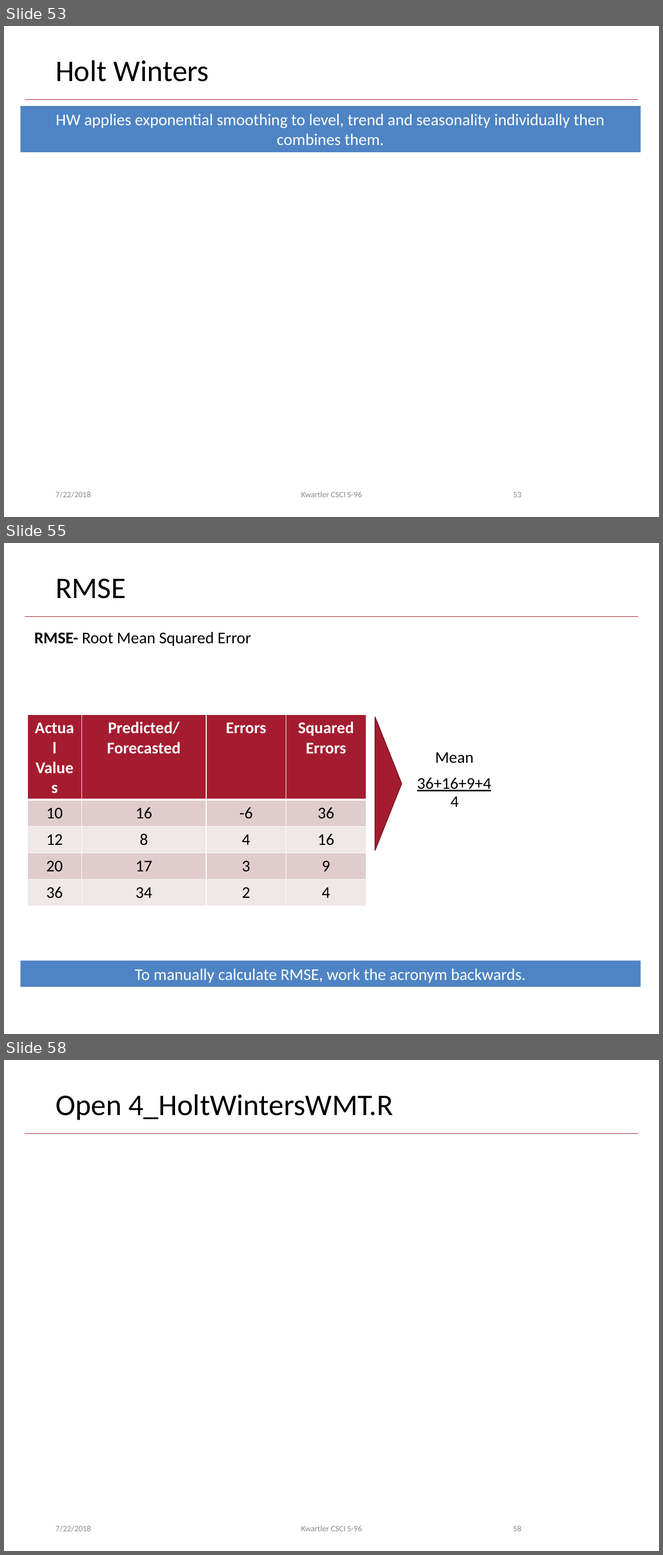
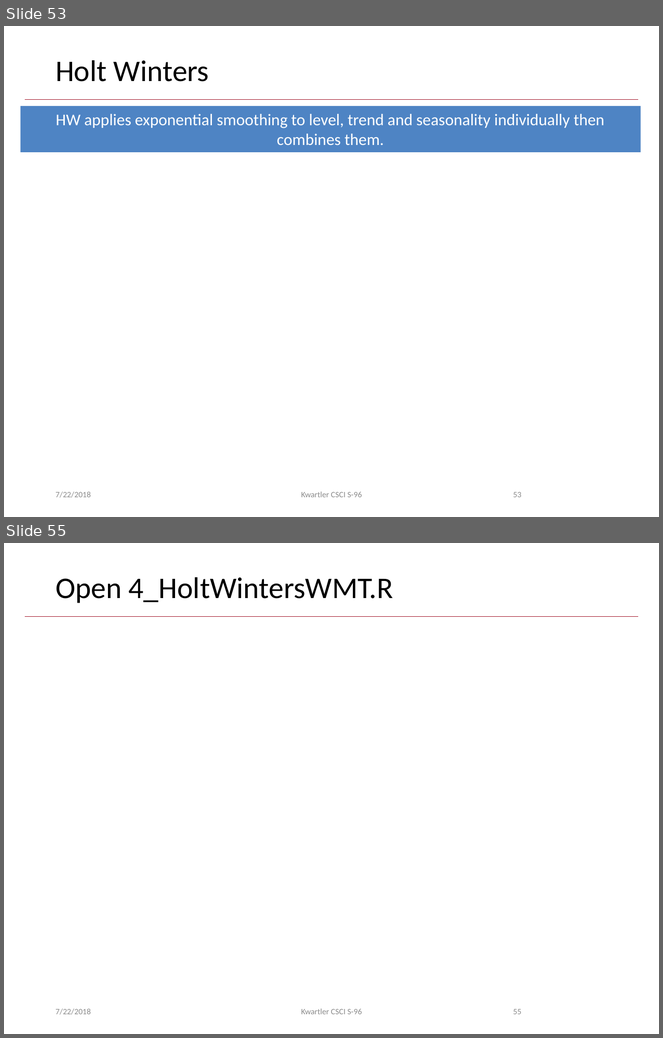
Before and after one commit to anhnguyendepocen/HarvardSummerStudent2018, a slide deck: lessons/5_July 23-Forecasting/Day5 July 23_Revised.pptx. Shown one above the other, each under a label of ours: slides 53, 55 and 58 before the commit, slides 53 and 55 after it; the slides between them are not shown. The pictures are 663x1555 and 663x1038 pixels, drawn with LibreOffice and Linux fonts; fonts in the diff are those of the drawing; background and template pictures are left out. Boxes give left, top, right and bottom in pixels: in the first picture for what was removed or moved away, otherwise in the second. Text is boxed around its words. In the diff, an @@ line names an element or a change of style, - is before the commit and + after.

```diff
--- a/lessons/5_July 23-Forecasting/Day5 July 23_Revised.pptx
+++ b/lessons/5_July 23-Forecasting/Day5 July 23_Revised.pptx
@@ slide 55 removed at (x1=4, y1=543, x2=659, y2=1034), background #FFFFFF; not listed: 1 template element that a slide beside it also shows @@
@@ title removed at (x1=55, y1=578, x2=126, y2=599) @@
-RMSE
@@ text removed at (x1=34, y1=632, x2=251, y2=646) @@
-RMSE- Root Mean Squared Error
@@ table removed at (x1=27, y1=715, x2=366, y2=901), 5 rows, 4 columns @@
-Actual Values | Predicted/Forecasted | Errors | Squared Errors
-10 | 16 | -6 | 36
-12 | 8 | 4 | 16
-20 | 17 | 3 | 9
-36 | 34 | 2 | 4
@@ triangle removed at (x1=375, y1=717, x2=402, y2=851) @@
@@ text removed at (x1=435, y1=752, x2=474, y2=763) @@
-Mean
@@ text removed at (x1=417, y1=778, x2=492, y2=792) @@
-36+16+9+4
@@ text removed at (x1=451, y1=796, x2=459, y2=807) @@
-4
@@ rectangle removed at (x1=21, y1=961, x2=641, y2=987) @@
-To manually calculate RMSE, work the acronym backwards.
@@ what was slide 58 is now slide 55 @@
@@ page number at (x1=513, y1=1009, x2=521, y2=1015): text changed @@
-58
+55
```
Also in this commit, not shown: 5 slides changed, 1 slide added, 6 other slides removed.
